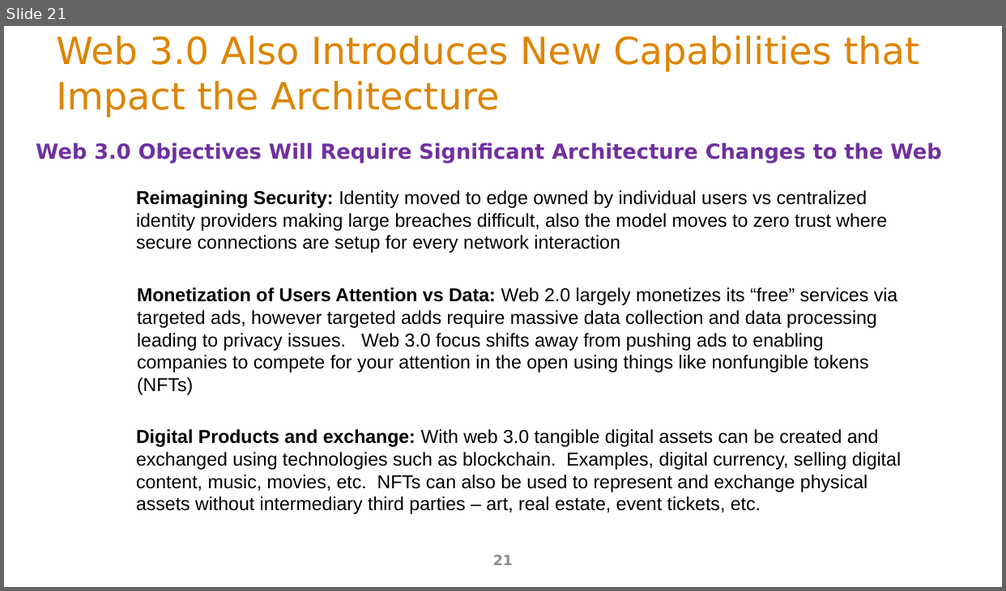
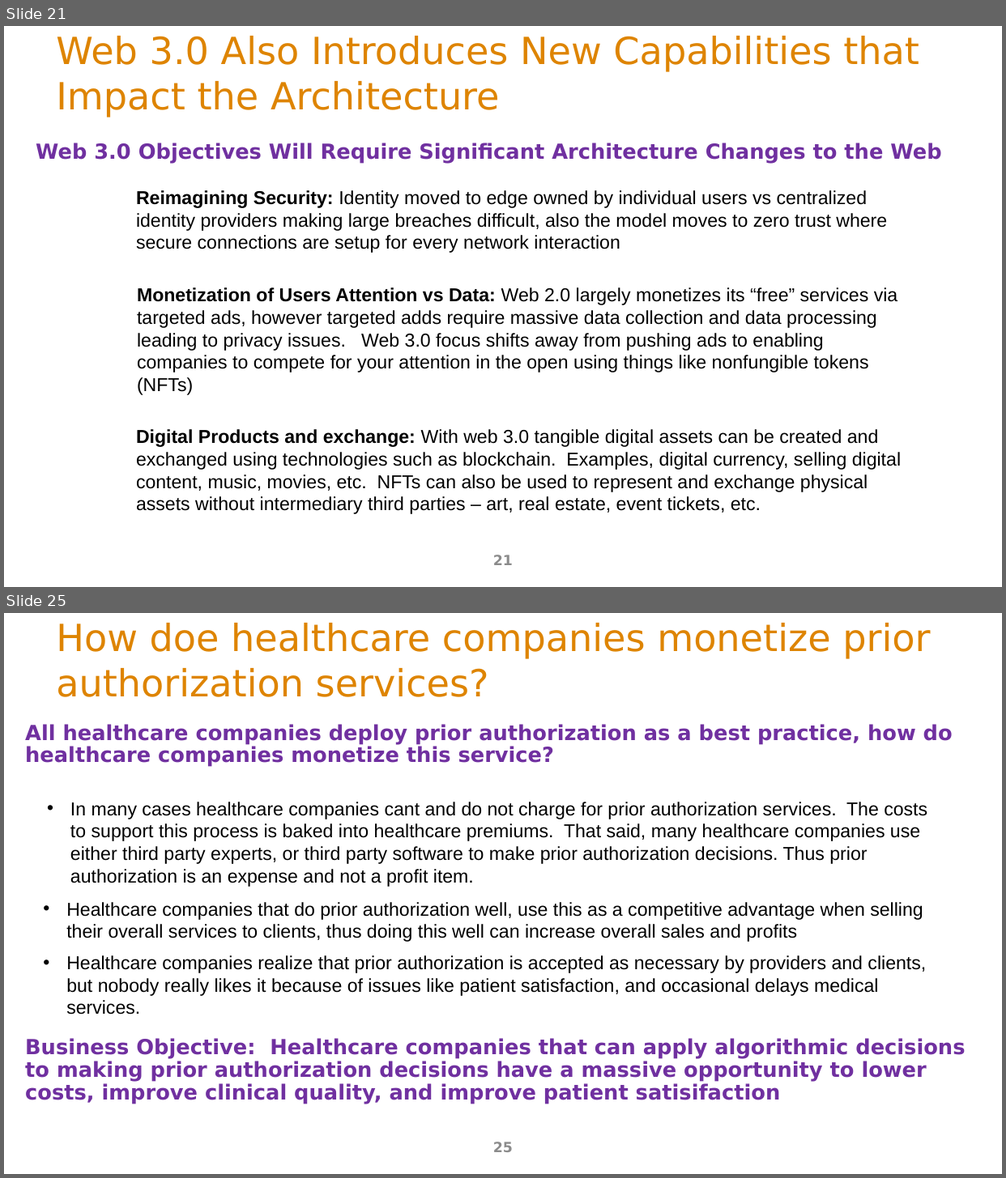
Before and after one commit to ArchitectingSoftware/SE577-SoftwareArchitecture, a slide deck: lectures/m5WebAndApiArchitecture.pptx. Shown one above the other, each under a label of ours: slide 21 before the commit, slides 21 and 25 after it; the slides between them are not shown. The pictures are 1006x591 and 1006x1178 pixels, drawn with LibreOffice and Linux fonts; fonts in the diff are those of the drawing. Boxes give left, top, right and bottom in pixels: in the first picture for what was removed or moved away, otherwise in the second. Text is boxed around its words. In the diff, an @@ line names an element or a change of style, - is before the commit and + after.

```diff
--- a/lectures/m5WebAndApiArchitecture.pptx
+++ b/lectures/m5WebAndApiArchitecture.pptx
@@ slide 25 added at (x1=4, y1=613, x2=1002, y2=1174), background #FFFFFF @@
@@ title added at (x1=56, y1=623, x2=930, y2=697), 36 pt, text #DE8400 @@
+How doe healthcare companies monetize prior authorization services?
@@ text added at (x1=25, y1=724, x2=953, y2=767), 20 pt, text #7030A0, bold @@
+All healthcare companies deploy prior authorization as a best practice, how do healthcare companies monetize this service?
@@ text added at (x1=70, y1=802, x2=927, y2=887), 18 pt, text #000000 @@
+• In many cases healthcare companies cant and do not charge for prior authorization services. The costs to support this process is baked into healthcare premiums. That said, many healthcare companies use either third party experts, or third party software to make prior authorization decisions. Thus prior authorization is an expense and not a profit item.
@@ text added at (x1=66, y1=902, x2=923, y2=942), 18 pt, text #000000 @@
+• Healthcare companies that do prior authorization well, use this as a competitive advantage when selling their overall services to clients, thus doing this well can increase overall sales and profits
@@ text added at (x1=66, y1=956, x2=926, y2=1015), 18 pt, text #000000 @@
+• Healthcare companies realize that prior authorization is accepted as necessary by providers and clients, but nobody really likes it because of issues like patient satisfaction, and occasional delays medical services.
@@ text added at (x1=25, y1=1038, x2=965, y2=1104), 20 pt, text #7030A0, bold @@
+Business Objective: Healthcare companies that can apply algorithmic decisions to making prior authorization decisions have a massive opportunity to lower costs, improve clinical quality, and improve patient satisifaction
@@ page number added at (x1=493, y1=1142, x2=513, y2=1152), 13.5 pt, text #8C8C8C @@
+25
```
Also in this commit, not shown: 13 other slides added, 1 other file.
